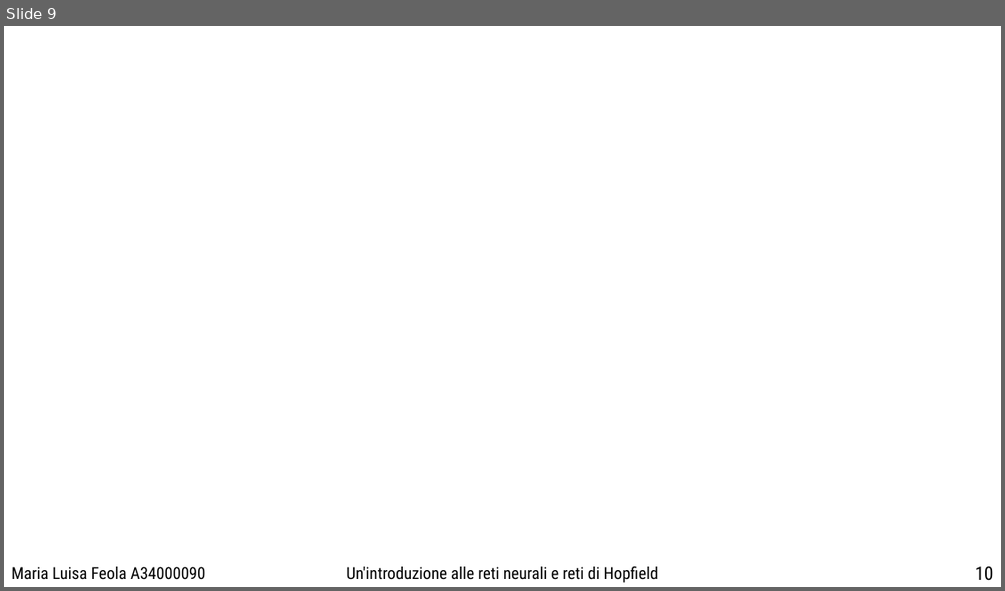
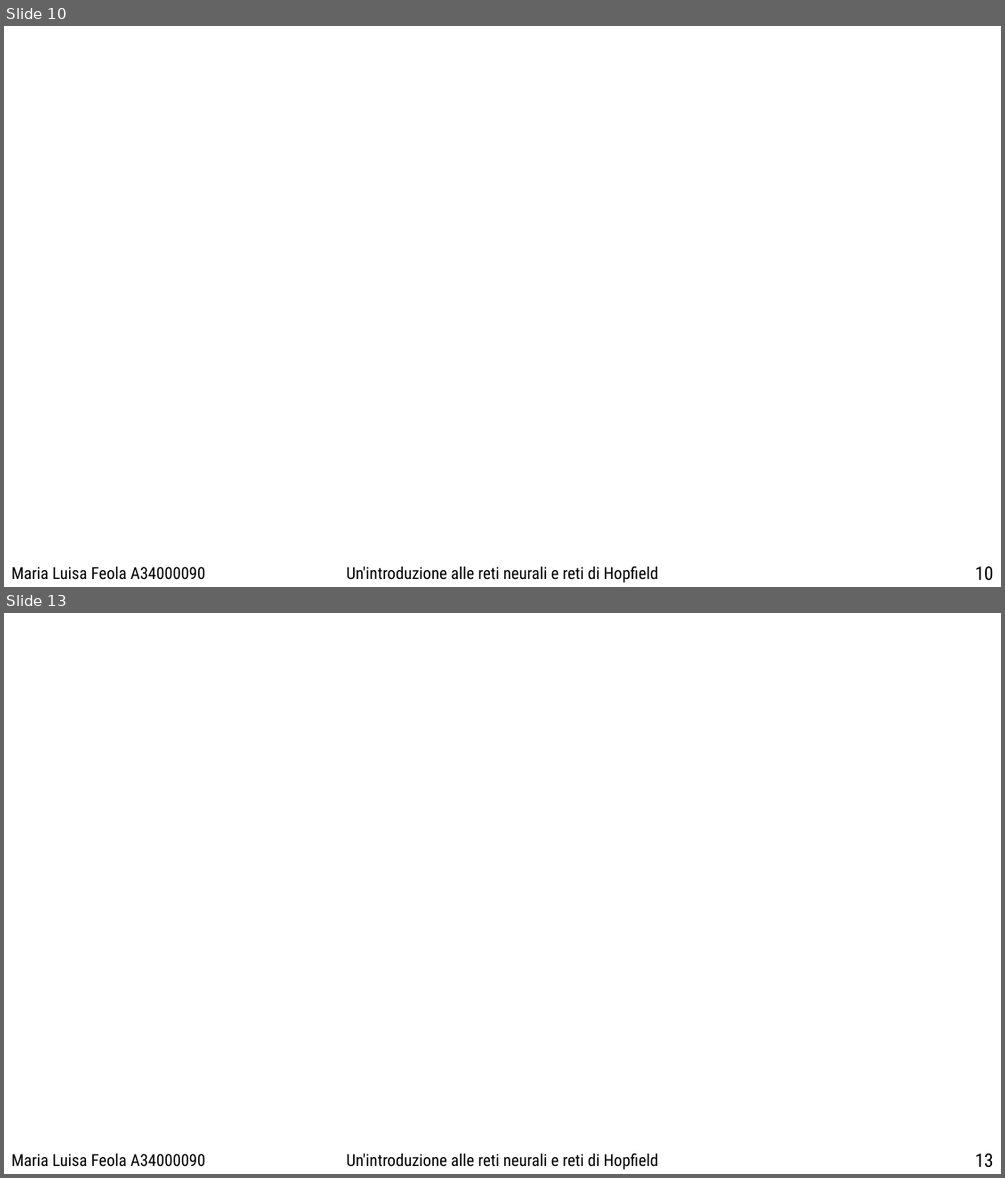
Before and after one commit to Misalf/tesi-nuovo, a slide deck: POWER POINT/PresentazionePowerPoint.pptx. Shown one above the other, each under a label of ours: slide 9 before the commit, slides 10 and 13 after it; the slides between them are not shown. The pictures are 1005x591 and 1005x1178 pixels, drawn with LibreOffice and Linux fonts; fonts in the diff are those of the drawing; background and template pictures are left out. Boxes give left, top, right and bottom in pixels: in the first picture for what was removed or moved away, otherwise in the second. Text is boxed around its words. In the diff, an @@ line names an element or a change of style, - is before the commit and + after.

Commit message:
Hopfield corretto

```diff
--- a/POWER POINT/PresentazionePowerPoint.pptx
+++ b/POWER POINT/PresentazionePowerPoint.pptx
@@ slide 13 added at box(4, 613, 1001, 1174), background picture (left out) @@
@@ text added at box(11, 1153, 205, 1167), 16 pt, text #000000 @@
+Maria Luisa Feola A34000090
@@ text added at box(347, 1153, 658, 1169), 16 pt, text #000000 @@
+Un'introduzione alle reti neurali e reti di Hopfield
@@ text added at box(975, 1153, 994, 1167), 18 pt, text #000000 @@
+13
@@ what was slide 9 is now slide 10 @@
```
Also in this commit, not shown: 1 slide changed, 3 other slides added, 7 other files.
